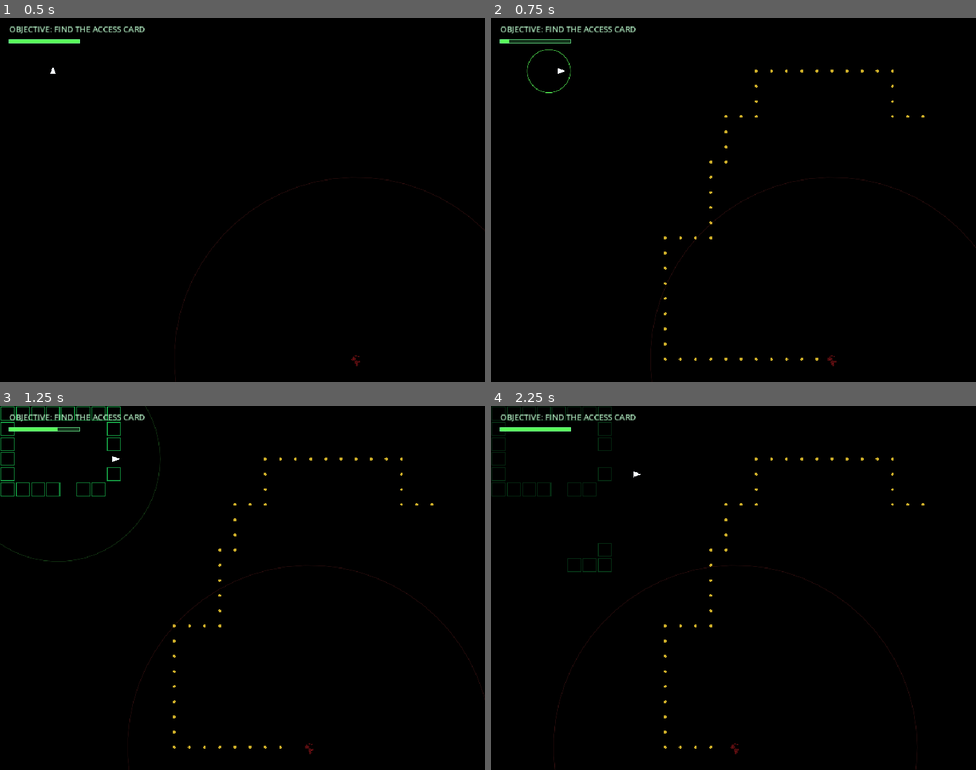
Above: before the commit, frames 1-4 (two rows, left to right).
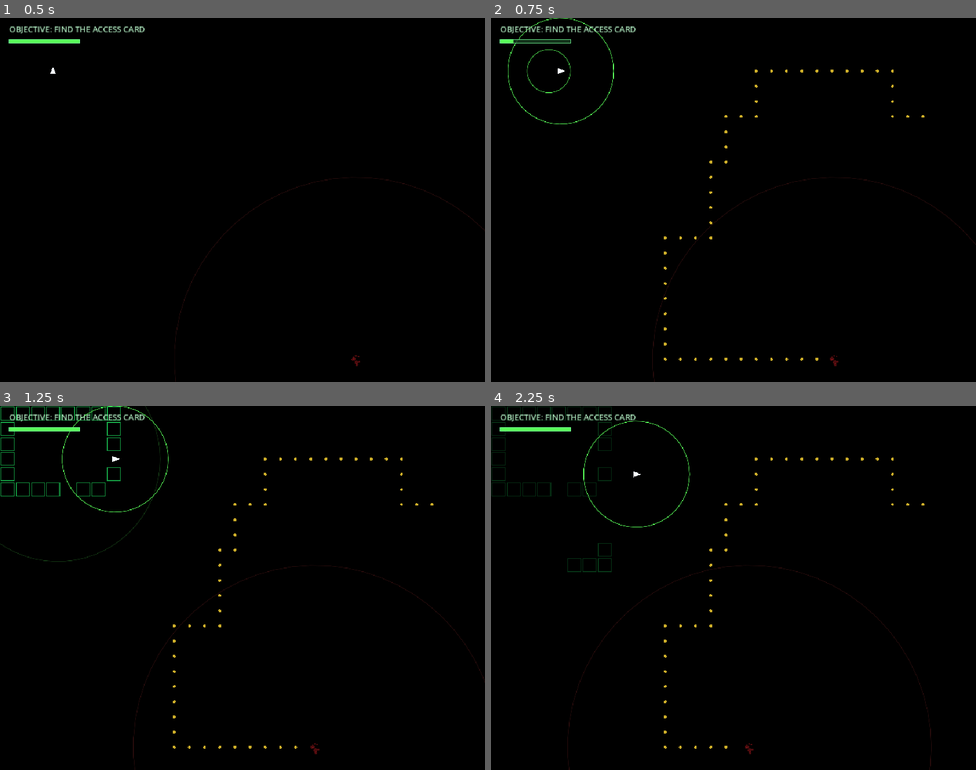
Above: after the commit, the same moments.

Repository: UnderstoodUseYourUsernameHere/Sonar
Game: Godot game, scene res://scenes/main.tscn
Same seed, same stepped clock (60 frames per second), same inputs: the game is played once before the commit and once after it.
Inputs (mouse positions are in pixels of both pictures, inside the frame that each line leads up to):
- Up to frame 1 (0.5 s): no input
- Up to frame 2 (0.75 s): tap Enter at 0.5 s; move the mouse to (840, 181) at 0.52 s; hold Right (move_right) from 0.53 s (still down); tap Space (ping) at 0.6 s; click (840, 181) at 0.67 s
- Up to frame 3 (1.25 s): keep holding Right (move_right)
- Up to frame 4 (2.25 s): move the mouse to (636, 606) at 1.27 s; release Right (move_right) at 1.28 s; hold S (move_down) 1.28-2.03 s; tap Alt at 1.35 s; move the mouse to (782, 507) at 2.02 s; hold Right (move_right) from 2.03 s (still down); tap Shift at 2.1 s

Frame 1 is identical in both runs. In frame 2, 0.4% of the frame differs, in the area x 3-100%, y 0-100%; in frame 3, 0.5%; in frame 4, 0.5%, in the area x 12-91%, y 4-100%.

Commit message:
Monster speed varies by AI state now

Diff:
--- a/scripts/main.gd
+++ b/scripts/main.gd
@@ -9,11 +9,14 @@
 
 const PING_SPEED: float = 320.0 ## This is how fast the ring/circle grows
 const PING_MAX_RADIUS: float = 8.5 * TILE_SIZE
-const PING_COOLDOWN: float = 0.9
+const PING_COOLDOWN: float = 0.6
 const PING_RING_WIDTH: float = 1.0
 const PING_RING_COLOR: Color = Color(0.35, 1.0, 0.35, 1.0)
 const PING_NOISE_RANGE_TILES: float = 12.0 ## How far the monster can hear a ping, its larger than the radius on purpose
 
+const FOOTSTEP_NOISE_RANGE_TILES: float = 3.5
+const FOOTSTEP_RING_COLOR: Color = Color(0.35, 1.0, 0.35, 1.0)
+
 const WALL_DIM_SEEN_ALPHA: float = 0.18 ## A wall thats been seen before never dims below this(its going to be an alpha, sigma oh my god!!!!)
 const WALL_FLASH_DURATION: float = 1.2
 
@@ -22,6 +25,10 @@
 const MONSTER_ROAM_WAIT: float = 0.75
 const MONSTER_ROAM_MIN_DISTANCE: int = 8
 const MONSTER_ROAM_ATTEMPTS: int = 40
+
+const MONSTER_ROAM_MOVE_TIME: float = 0.26
+const MONSTER_INVESTIGATE_MOVE_TIME: float = 0.12
+const MONSTER_HUNT_MOVE_TIME: float = 0.20
 
 const MONSTER_HUNT_DURATION: float = 4.5
 const MONSTER_HUNT_RADIUS: int = 3
@@ -128,6 +135,7 @@
 var monster_move_destination: Vector2 = Vector2.ZERO
 var monster_move_destination_cell: Vector2i = Vector2i.ZERO
 var monster_move_elapsed: float = 0.0
+var monster_current_move_time: float = MONSTER_ROAM_MOVE_TIME
 
 var monster_rng: RandomNumberGenerator = RandomNumberGenerator.new()
 var monster_roam_wait_remaining: float = 0.0
@@ -348,6 +356,15 @@
 	if not monster_path.is_empty() and monster_path[0] == monster_cell:
 		monster_path.pop_front()
 
+func _monster_move_time_for_state() -> float:
+	match monster_state:
+		MonsterState.INVESTIGATING:
+			return MONSTER_INVESTIGATE_MOVE_TIME
+		MonsterState.HUNTING:
+			return MONSTER_HUNT_MOVE_TIME
+		_:
+			return MONSTER_ROAM_MOVE_TIME
+
 func _pick_roam_target() -> Vector2i:
 	if walkable_cells.is_empty():
 		return monster_cell
@@ -371,7 +388,7 @@
 		monster_move_elapsed += delta
 
 		var progress: float = minf(
-			monster_move_elapsed / MONSTER_MOVE_TIME_PER_TILE,
+			monster_move_elapsed / monster_current_move_time,
 			1.0
 		)
 
@@ -390,6 +407,7 @@
 		monster_move_source = monster_draw_position
 		monster_move_destination = _cell_center(monster_move_destination_cell)
 		monster_move_elapsed = 0.0
+		monster_current_move_time = _monster_move_time_for_state()
 		is_monster_moving = true
 
 
@@ -528,6 +546,7 @@
 			player_cell = move_destination_cell
 			player_draw_position = move_destination
 			is_moving = false
+			_make_noise(player_cell, FOOTSTEP_NOISE_RANGE_TILES)
 
 	if not is_moving and buffered_direction != Vector2i.ZERO:
 		var next_direction: Vector2i = buffered_direction
@@ -807,6 +826,7 @@
 		draw_arc(monster_draw_position, PING_NOISE_RANGE_TILES * TILE_SIZE, 0.0, TAU, 64, Color(1.0, 0.3, 0.3, 0.15), 1.0, true)
 		_draw_monster_at(monster_draw_position, 0.35)
 
+	_draw_footsteps_ring()
 	_draw_player()
 	_draw_hud()
 
@@ -978,6 +998,21 @@
 
 	draw_colored_polygon(triangle, PLAYER_COLOR)
 
+func _draw_footsteps_ring() -> void:
+	if not is_moving:
+		return
+
+	draw_arc(
+		player_draw_position,
+		FOOTSTEP_NOISE_RANGE_TILES * TILE_SIZE,
+		0.0,
+		TAU,
+		48,
+		FOOTSTEP_RING_COLOR,
+		1.0,
+		true
+	)
+
 func _draw_monster_at(center: Vector2, alpha: float) -> void:
 	var color: Color = Color(MONSTER_COLOR, alpha)
 
